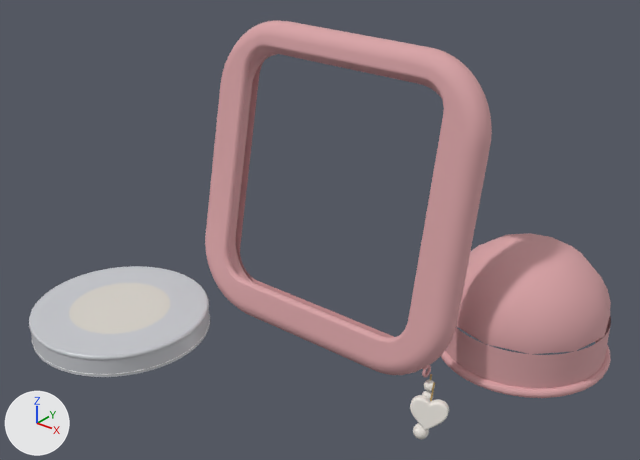
Renders of the glTF model src/lab/ar/blush.glb from each side of a commit.
One viewpoint serves both versions: a 50 mm lens placed at (0.262, -0.338, 0.271), pointed at (0.0, -0.01, 0.067). Every picture has the same lights, and +X, +Y and +Z are marked at lower left. The first picture is the older version. Where no turn or scale is listed for an object, it has been applied to the vertices.

Script lines for the objects in view, before the commit:
```python
ob_mesh_14 = bpy.data.objects.new('Mesh_14', me_mesh_14)
ob_mesh_14.location = (0.092, 0.052, 0.025)
ob_mesh_17 = bpy.data.objects.new('Mesh_17', me_mesh_17)
ob_mesh_17.location = (-0.096, -0.07, 0.0058)
ob_mesh_18 = bpy.data.objects.new('Mesh_18', me_mesh_18)
ob_mesh_18.location = (-0.096, -0.07, 0.0114)
ob_mesh_19 = bpy.data.objects.new('Mesh_19', me_mesh_19)
ob_mesh_19.location = (-0.096, -0.07, 0.013)
ob_mesh_20 = bpy.data.objects.new('Mesh_20', me_mesh_20)
ob_mesh_20.location = (-0.096, -0.07, 0.0122)
ob_mesh_21 = bpy.data.objects.new('Mesh_21', me_mesh_21)
ob_mesh_21.location = (-0.096, -0.07, 0.0019)
ob_mesh_3 = bpy.data.objects.new('Mesh_3', me_mesh_3)
ob_mesh_3.location = (0.0, 0.0, 0.0845)
# also in view: 'Mesh_0' at (0.0, -0.009, 0.086); 'Mesh_2' at (0.0, 0.0, 0.085); 'Mesh_12' at (0.08, -0.022, -0.006); 'Mesh_15' at (0.092, 0.052, 0.002); 'Mesh_1' at (0.0, 0.009, 0.083)
```
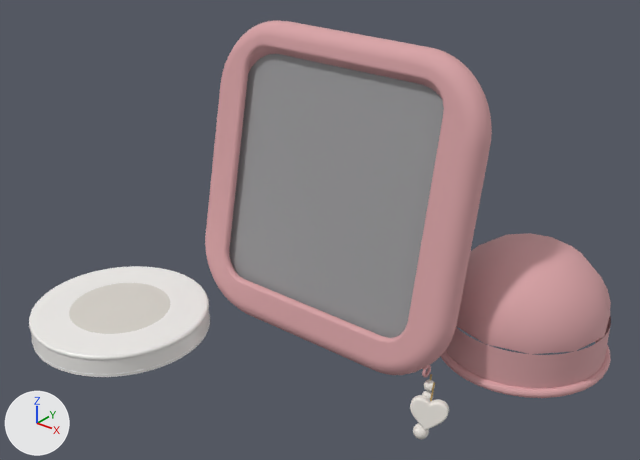
The change, as a diff of the scene's bpy script:
```diff
--- a/src/lab/ar/blush.glb.py
+++ b/src/lab/ar/blush.glb.py
@@ mat_material_6 @@
 mat_material_6 = principled_material('Material_6')
-mat_material_6.base_color = (0.694, 0.366, 0.381)  # pink #d9a3a6
-mat_material_6.roughness = 0.78
+mat_material_6.base_color = (0.896, 0.88, 0.855)  # white #f3f1ee
+mat_material_6.roughness = 0.32
@@ mat_material_7 @@
 mat_material_7 = principled_material('Material_7')
-mat_material_7.base_color = (0.584, 0.597, 0.631)  # light grey #c9cbd0
+mat_material_7.base_color = (0.687, 0.658, 0.604)  # light grey #d8d4cc
 mat_material_7.roughness = 0.3
@@ mat_material_9 @@
 mat_material_9 = principled_material('Material_9')
-mat_material_9.base_color = (1.0, 1.0, 1.0)  # white #ffffff
+mat_material_9.base_color = (0.323, 0.323, 0.332)  # grey #9a9a9c
 mat_material_9.roughness = 0.4
@@ me_mesh_14 @@
 me_mesh_14.from_pydata(...)  # 105 vertices, 180 faces; spans x -0.0439..0.0439, y -0.0439..0.0439, z 0.0..0.04
-me_mesh_14.materials.append(mat_material_6)  # pink #d9a3a6
+me_mesh_14.materials.append(mat_material_5)  # pink #d9a3a6
@@ me_mesh_17 @@
 me_mesh_17.from_pydata(...)  # 196 vertices, 384 faces; spans x -0.0496..0.0496, y -0.0496..0.0496, z -0.0056..0.0056
-me_mesh_17.materials.append(mat_material_7)  # light grey #c9cbd0
+me_mesh_17.materials.append(mat_material_6)  # white #f3f1ee
@@ me_mesh_18 @@
 me_mesh_18.from_pydata(...)  # 407 vertices, 720 faces; spans x -0.0498..0.0498, y -0.0498..0.0498, z -0.0015..0.0015
-me_mesh_18.materials.append(mat_material_7)  # light grey #c9cbd0
+me_mesh_18.materials.append(mat_material_6)  # white #f3f1ee
@@ me_mesh_19 @@
 me_mesh_19.from_pydata(...)  # 194 vertices, 192 faces; spans x -0.0484..0.0484, y -0.0484..0.0484, z 0.0
-me_mesh_19.materials.append(mat_material_7)  # light grey #c9cbd0
+me_mesh_19.materials.append(mat_material_6)  # white #f3f1ee
@@ me_mesh_20 @@
 me_mesh_20.from_pydata(...)  # 132 vertices, 256 faces; spans x -0.028..0.028, y -0.028..0.028, z -0.0008..0.0008
-me_mesh_20.materials.append(mat_material_8)  # light grey #d8d4cc
+me_mesh_20.materials.append(mat_material_7)  # light grey #d8d4cc
@@ me_mesh_22 @@
+me_mesh_22.from_pydata(...)  # 408 vertices, 812 faces; spans x -0.0692..0.0692, y -0.0187..0.0187, z -0.0684..0.0684
+me_mesh_22.materials.append(mat_material_9)  # grey #9a9a9c
@@ ob_display_stand_in @@
+ob_display_stand_in = bpy.data.objects.new('display-stand-in', me_mesh_22)
+ob_display_stand_in.location = (0.0, 0.002, 0.0841)
```

Changed parts and their boxes (x1, y1, x2, y2) in the pictures (640 x 460 px):
'display-stand-in', added: after (229, 54, 444, 338)
'Mesh_19', recoloured, surface changed (light grey to white): (31, 266, 207, 355) in both
'Mesh_17', recoloured, surface changed (light grey to white): (31, 294, 210, 377) in both
'Mesh_18', recoloured, surface changed: (29, 266, 209, 360) in both
'Mesh_21', recoloured: (34, 314, 210, 375) in both
'Mesh_1', unchanged, covered by the edit: before (236, 60, 394, 338)
